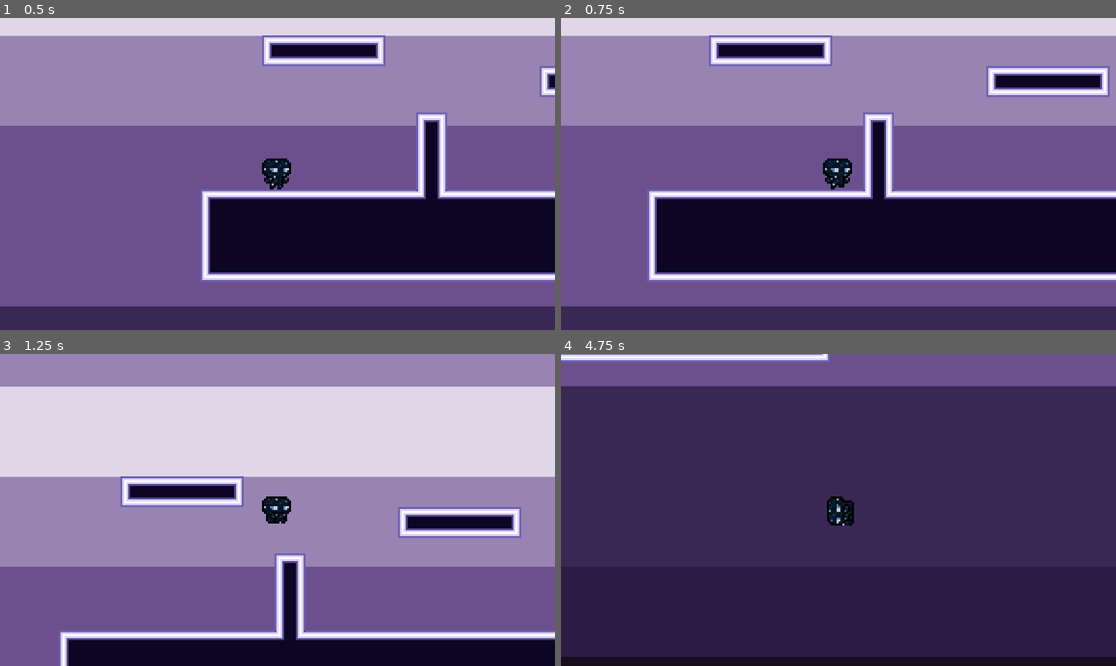
Above: before the commit, frames 1-4 (two rows, left to right).
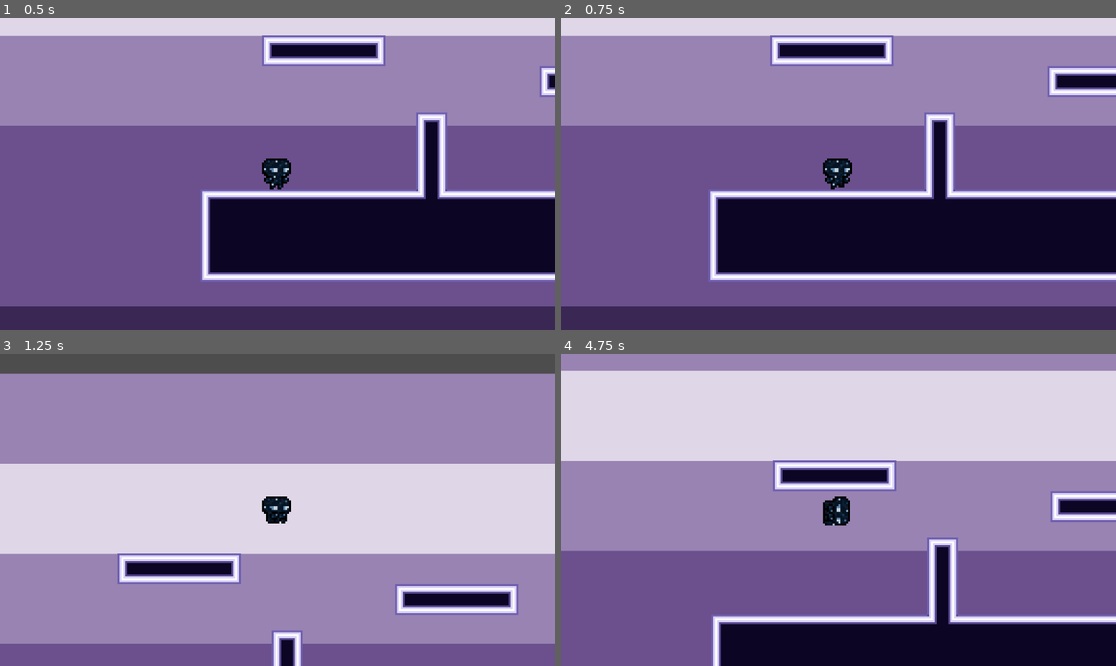
Above: after the commit, the same moments.

Repository: BreakableEggshell/CosmicRestoration
Game: Godot game, scene res://scene/main.tscn
The game is run twice, just before and just after one commit, with the same random seed, the same clock (stepped at 60 frames per second) and the same inputs.
Inputs:
- Up to frame 1 (0.5 s): no input
- Up to frame 2 (0.75 s): tap Enter at 0.5 s; hold D (move_right) from 0.53 s (still down); tap Shift (move_dash) at 0.6 s
- Up to frame 3 (1.25 s): keep holding D (move_right); tap Space (move_jump) at 0.77, 0.8, 1.07 s
- Up to frame 4 (4.75 s): tap Space (move_jump) at 1.35, 1.52, 1.82, 2.3, 3.02, 3.32, 3.6, 3.77, 4.07, 4.52 s; tap Shift (move_dash) at 1.55, 2.1, 2.85, 4.35 s; release D (move_right) at 2.03 s; hold A (move_left) 2.03-2.78 s; hold D (move_right) 2.78-4.28 s; hold A (move_left) from 4.28 s (still down)

Frame 1 is identical in both runs. In frame 2, 9.9% of the frame differs, in the area x 15-100%, y 5-85%; in frame 3, 86%; in frame 4, 98%, in the area x 0-100%, y 0-100%.

Commit message:
Broken Finite State Machine. Fuck vibe coding

Diff:
--- a/scene/player.tscn
+++ b/scene/player.tscn
@@ -1,7 +1,12 @@
-[gd_scene load_steps=9 format=3 uid="uid://dhdt7j761e223"]
+[gd_scene load_steps=14 format=3 uid="uid://dhdt7j761e223"]
 
 [ext_resource type="Script" uid="uid://nuvhs8hh2pfk" path="res://script/player.gd" id="1_hjaqi"]
 [ext_resource type="Texture2D" uid="uid://bpa3e8e2bfxmu" path="res://assets/MC_SpriteSheet.png" id="1_xo3ru"]
+[ext_resource type="Script" uid="uid://bsf17m36c2csr" path="res://script/state_machine.gd" id="2_fvtld"]
+[ext_resource type="Script" uid="uid://bwi5bnab4k3pj" path="res://script/idle.gd" id="3_hp4bs"]
+[ext_resource type="Script" uid="uid://chhorr4nuo50n" path="res://script/run.gd" id="4_g2vtq"]
+[ext_resource type="Script" uid="uid://dc5fa755sxh2i" path="res://script/jump.gd" id="5_2fvbb"]
+[ext_resource type="Script" uid="uid://chp46g4saua65" path="res://script/dash.gd" id="6_ml7e8"]
 
 [sub_resource type="Animation" id="Animation_hjaqi"]
 resource_name = "Move_Idle"
@@ -37,8 +42,23 @@
 "values": [10, 11, 12, 13]
 }
 
+[sub_resource type="Animation" id="Animation_fvtld"]
+length = 0.001
+tracks/0/type = "value"
+tracks/0/imported = false
+tracks/0/enabled = true
+tracks/0/path = NodePath("Sprite2D:frame")
+tracks/0/interp = 1
+tracks/0/loop_wrap = true
+tracks/0/keys = {
+"times": PackedFloat32Array(0),
+"transitions": PackedFloat32Array(1),
+"update": 1,
+"values": [0]
+}
+
 [sub_resource type="Animation" id="Animation_ct4mp"]
-resource_name = "Move_Walk"
+resource_name = "Move_Run"
 length = 0.8
 loop_mode = 1
 tracks/0/type = "value"
@@ -54,26 +74,11 @@
 "values": [4, 5]
 }
 
-[sub_resource type="Animation" id="Animation_fvtld"]
-length = 0.001
-tracks/0/type = "value"
-tracks/0/imported = false
-tracks/0/enabled = true
-tracks/0/path = NodePath("Sprite2D:frame")
-tracks/0/interp = 1
-tracks/0/loop_wrap = true
-tracks/0/keys = {
-"times": PackedFloat32Array(0),
-"transitions": PackedFloat32Array(1),
-"update": 1,
-"values": [0]
-}
-
 [sub_resource type="AnimationLibrary" id="AnimationLibrary_s4jxa"]
 _data = {
 &"Move_Idle": SubResource("Animation_hjaqi"),
 &"Move_Jump": SubResource("Animation_s4jxa"),
-&"Move_Walk": SubResource("Animation_ct4mp"),
+&"Move_Run": SubResource("Animation_ct4mp"),
 &"RESET": SubResource("Animation_fvtld")
 }
 
@@ -82,6 +87,21 @@
 
 [node name="Player" type="CharacterBody2D"]
 script = ExtResource("1_hjaqi")
+
+[node name="StateMachine" type="Node" parent="."]
+script = ExtResource("2_fvtld")
+
+[node name="Idle" type="Node" parent="StateMachine"]
+script = ExtResource("3_hp4bs")
+
+[node name="Run" type="Node" parent="StateMachine"]
+script = ExtResource("4_g2vtq")
+
+[node name="Jump" type="Node" parent="StateMachine"]
+script = ExtResource("5_2fvbb")
+
+[node name="Dash" type="Node" parent="StateMachine"]
+script = ExtResource("6_ml7e8")
 
 [node name="AnimationPlayer" type="AnimationPlayer" parent="."]
 libraries = {
@@ -97,13 +117,13 @@
 position = Vector2(-0.5, 0.5)
 shape = SubResource("RectangleShape2D_hjaqi")
 
-[node name="DashCooldownTime" type="Timer" parent="."]
+[node name="DashTimer" type="Timer" parent="."]
+wait_time = 0.15
+one_shot = true
+
+[node name="DashCooldownTimer" type="Timer" parent="."]
 wait_time = 0.5
 one_shot = true
 
-[node name="DashTime" type="Timer" parent="."]
-wait_time = 0.15
-one_shot = true
-
-[connection signal="timeout" from="DashCooldownTime" to="." method="_on_dash_cooldown_time_timeout"]
-[connection signal="timeout" from="DashTime" to="." method="_on_dash_time_timeout"]
+[connection signal="timeout" from="DashTimer" to="." method="_on_dash_timer_timeout"]
+[connection signal="timeout" from="DashCooldownTimer" to="." method="_on_dash_cooldown_timer_timeout"]
--- /dev/null
+++ b/script/dash.gd
@@ -0,0 +1,17 @@
+extends State
+
+func enter():
+	player.can_dash = false
+
+	player.velocity.y = 0
+	player.velocity.x = player.dash_direction * player.DASH_SPEED
+
+	player.player_animation.play("Move_Walk")
+
+	player.dash_timer.start()
+
+func physics_update(delta: float) -> void:
+	player.velocity.y = 0
+
+func exit():
+	player.dash_cooldown_timer.start()
--- /dev/null
+++ b/script/idle.gd
@@ -0,0 +1,13 @@
+extends State
+
+func enter():
+	player.velocity.x = 0
+	player.player_animation.play("Move_Idle")
+
+func physics_update(delta: float) -> void:
+	if Input.is_action_just_pressed("move_jump") and player.is_on_floor():
+		state_machine.change_state(player.jump_state)
+	elif Input.get_axis("move_left", "move_right") != 0:
+		state_machine.change_state(player.run_state)
+	elif Input.is_action_just_pressed("move_dash") and player.can_dash:
+		state_machine.change_state(player.dash_state)
--- /dev/null
+++ b/script/jump.gd
@@ -0,0 +1,11 @@
+extends State
+
+func enter():
+	player.velocity.y = player.JUMP_VELOCITY
+	player.player_animation.play("Move_Jump")
+
+func physics_update(delta: float) -> void:
+	player.velocity += player.get_gravity() * delta
+
+	if player.is_on_floor():
+		state_machine.change_state(player.idle_state)
--- a/script/player.gd
+++ b/script/player.gd
@@ -1,91 +1,34 @@
-# To Do:
-# Switch Dash to using the Timer Nodes
+extends CharacterBody2D
 
-extends CharacterBody2D
+var can_dash : bool = true
+var dash_direction : int = 1
 
 const SPEED = 150.0
 const JUMP_VELOCITY = -400.0
 
 const DASH_SPEED = 400.0
-const DASH_TIME = 0.15
-const DASH_COOLDOWN = 0.5
 
 @onready var player_animation: AnimationPlayer = $AnimationPlayer
 @onready var player_sprite: Sprite2D = $Sprite2D
 
-# Dash Mechanics
-var is_dashing := false
-var dash_timer := 0.0
-var dash_cooldown_timer := 0.0
-var dash_direction := 0
+@onready var dash_timer: Timer = $DashTimer
+@onready var dash_cooldown_timer: Timer = $DashCooldownTimer
 
+@onready var state_machine: StateMachine = $StateMachine
+@onready var idle_state: State = $StateMachine/Idle
+@onready var run_state: State  = $StateMachine/Run
+@onready var jump_state: State  = $StateMachine/Jump
+@onready var dash_state: State  = $StateMachine/Dash
+
+func _ready():
+	state_machine.change_state($StateMachine/Idle)
 
 func _physics_process(delta: float) -> void:
-
-	if dash_cooldown_timer > 0:
-		dash_cooldown_timer -= delta
-
-	if is_dashing:
-		dash_timer -= delta
-		velocity.x = dash_direction * DASH_SPEED
-		velocity.y = 0
-
-		if dash_timer <= 0:
-			is_dashing = false
-
-	else:
-		# Gravity
-		if not is_on_floor():
-			velocity += get_gravity() * delta
-
-		# Jump
-		if Input.is_action_just_pressed("move_jump") and is_on_floor():
-			velocity.y = JUMP_VELOCITY
-
-
-		# Movement
-		var direction := Input.get_axis("move_left", "move_right")
-		if direction:
-			velocity.x = direction * SPEED
-		else:
-			velocity.x = move_toward(velocity.x, 0, SPEED)
-
-		# Dash input
-		if Input.is_action_just_pressed("move_dash") and dash_cooldown_timer <= 0:
-			start_dash(direction)
-
-
-	if is_dashing:
-		player_animation.play("Move_Walk")
-	elif not is_on_floor():
-		if player_animation.current_animation != "Move_Jump":
-				player_animation.play("Move_Jump")
-	elif is_on_floor():
-		player_animation.play("Move_Walk" if velocity.x != 0 else "Move_Idle")
-	else:
-		player_animation.play("Move_Idle")
-
-	# Sprite flip
-	if velocity.x > 0:
-		player_sprite.flip_h = false
-	elif velocity.x < 0:
-		player_sprite.flip_h = true
+	state_machine.physics_update(delta)
 	move_and_slide()
 
+func _on_dash_timer_timeout() -> void:
+	state_machine.change_state($StateMachine/Idle)
 
-func start_dash(direction: int) -> void:
-	is_dashing = true
-	dash_timer = DASH_TIME
-	dash_cooldown_timer = DASH_COOLDOWN
-
-
-	if direction == 0:
-		dash_direction = -1 if player_sprite.flip_h else 1
-	else:
-		dash_direction = sign(direction)
-
-func _on_dash_cooldown_time_timeout() -> void:
-	pass # Replace with function body.
-
-func _on_dash_time_timeout() -> void:
-	pass # Replace with function body.
+func _on_dash_cooldown_timer_timeout() -> void:
+	can_dash = true
--- /dev/null
+++ b/script/run.gd
@@ -0,0 +1,19 @@
+extends State
+
+func enter():
+	player.player_animation.play("Move_Run")
+
+func physics_update(delta: float) -> void:
+	var dir := Input.get_axis("move_left","move_right")
+	player.velocity.x = dir * player.SPEED
+
+	if not player.is_on_floor():
+		state_machine.change_state(player.jump_state)
+		return
+
+	if Input.is_action_just_pressed("move_jump"):
+		state_machine.change_state(player.jump_state)
+		return
+
+	if dir == 0:
+		state_machine.change_state(player.idle_state)
--- /dev/null
+++ b/script/state.gd
@@ -0,0 +1,9 @@
+extends Node
+class_name State
+
+var player: CharacterBody2D
+var state_machine
+
+func enter() -> void: pass
+func exit() -> void: pass
+func physics_update(delta: float) -> void: pass
--- /dev/null
+++ b/script/state_machine.gd
@@ -0,0 +1,20 @@
+extends Node
+class_name StateMachine
+
+var current_state: State
+@onready var player = get_parent()
+
+func _ready():
+	for child in get_children():
+		if child is State:
+			child.player = player
+			child.state_machine = self
+
+func change_state(new_state: State) -> void:
+	if current_state:
+		current_state.exit()
+	current_state = new_state
+	current_state.enter()
+
+func physics_update(delta: float) -> void:
+	current_state.physics_update(delta)
Binary file added: assets/jellyfish_draft.png
Not shown, added: assets/jellyfish_draft.png.import
Not shown, added: script/dash.gd.uid
Not shown, added: script/idle.gd.uid
Not shown, added: script/jump.gd.uid
Not shown, added: script/run.gd.uid
Not shown, added: script/state.gd.uid
Not shown, added: script/state_machine.gd.uid
